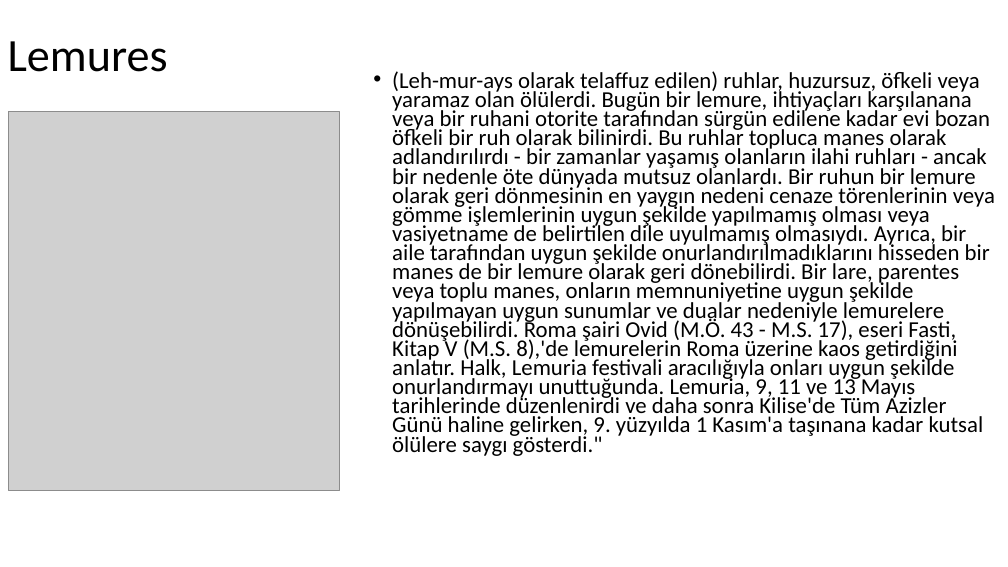
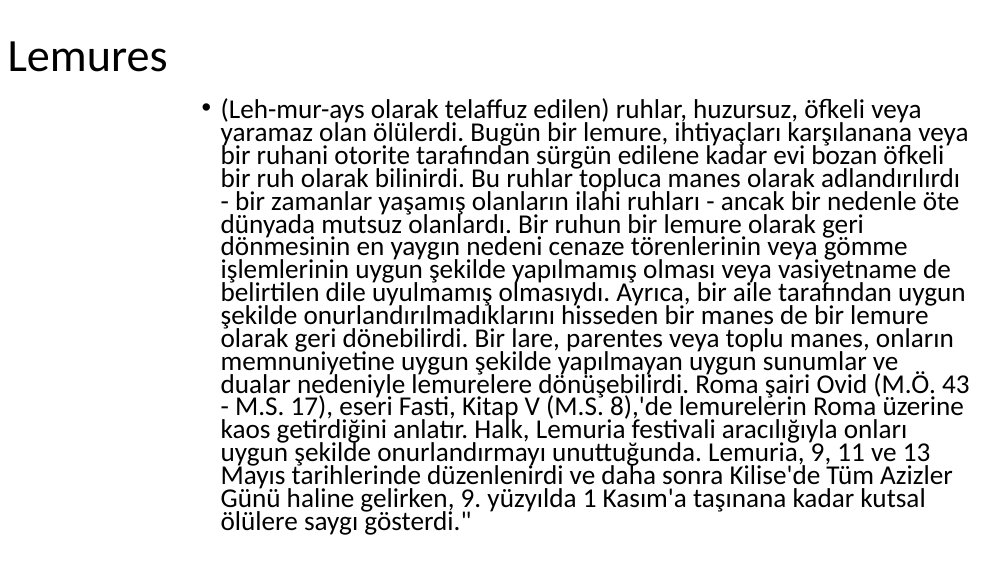
Before and after one commit to HasanTalhaT/hasantalhat.github.io, a slide deck: slide 3 of hasan.pptx. Drawn at 1008x567 pixels with LibreOffice and Linux fonts; fonts in the diff are those of the drawing; grey boxes stand for pictures. Boxes give left, top, right and bottom in pixels: in the first picture for what was removed or moved away, otherwise in the second. Text is boxed around its words. In the diff, an @@ line names an element or a change of style, - is before the commit and + after.

```diff
--- a/hasan.pptx
+++ b/hasan.pptx
@@ picture removed at [8,111,340,491] @@
@@ text "(Leh-mur-ays olarak telaffuz edilen) ruhlar, ...": place and size @@
-text "(Leh-mur-ays olarak telaffuz edilen) ruhlar, ..." at [392,71,995,456]
+text "(Leh-mur-ays olarak telaffuz edilen) ruhlar, ..." at [221,98,970,535]
@@ text "(Leh-mur-ays olarak telaffuz edilen) ruhlar, ..." at [221,98,970,535]: size 21.7 to 25.9 pt @@
```
Also in this commit, not shown: 1 other slide changed.
